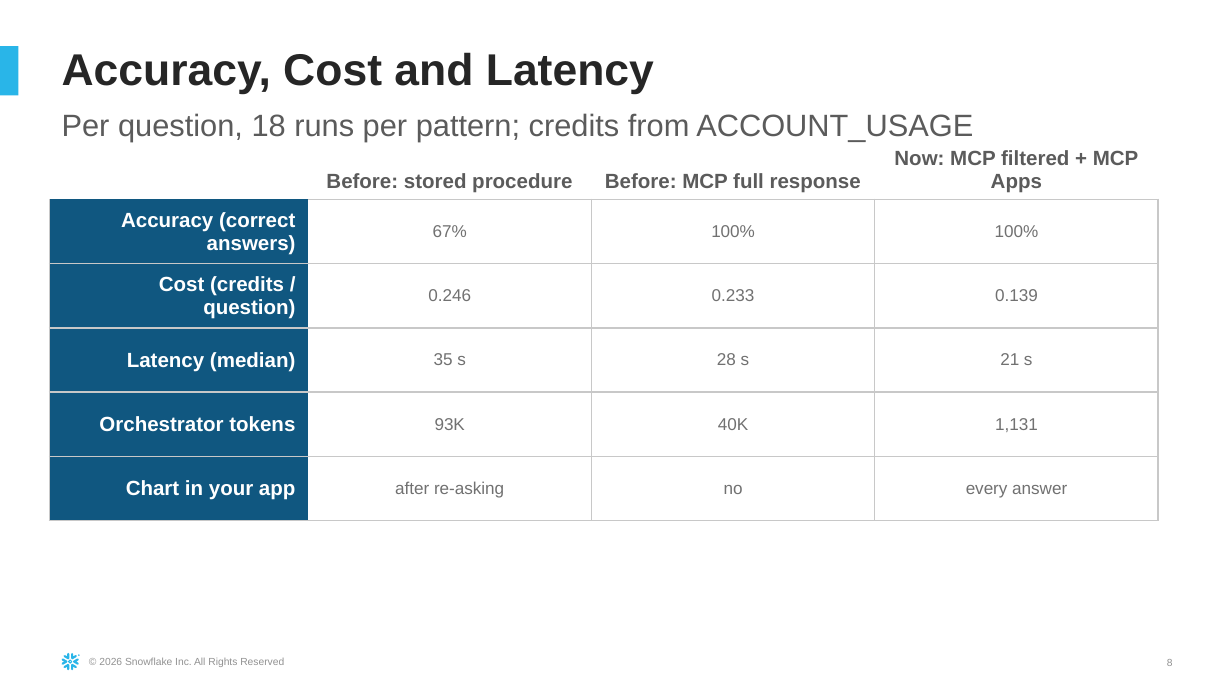
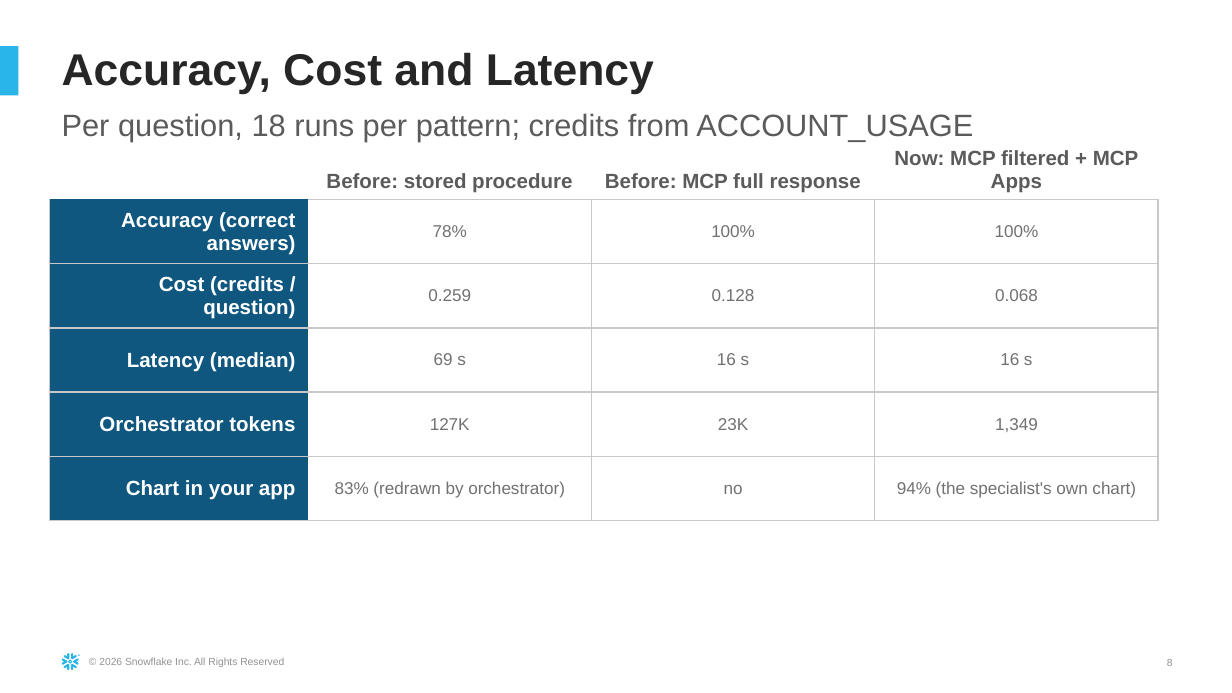
Before and after one commit to sfc-gh-hmassa/cortex-multi-agent-mcp, a slide deck: slide 8 of docs/Multi-Agent_on_Cortex_Agents.pptx. Drawn at 1232x693 pixels with LibreOffice and Linux fonts; fonts in the diff are those of the drawing. Boxes give left, top, right and bottom in pixels: in the first picture for what was removed or moved away, otherwise in the second. Text is boxed around its words. In the diff, an @@ line names an element or a change of style, - is before the commit and + after.

Commit message:
Hand-written SQL steps, specialists discovered from the MCP server, tables+text filter, final benchmark

```diff
--- a/docs/Multi-Agent_on_Cortex_Agents.pptx
+++ b/docs/Multi-Agent_on_Cortex_Agents.pptx
@@ table at [49,136,1158,540] @@
-row 2, column 2: 67%
+row 2, column 2: 78%
-row 3: Cost (credits / question) | 0.246 | 0.233 | 0.139
+row 3: Cost (credits / question) | 0.259 | 0.128 | 0.068
-row 4: Latency (median) | 35 s | 28 s | 21 s
+row 4: Latency (median) | 69 s | 16 s | 16 s
-row 5: Orchestrator tokens | 93K | 40K | 1,131
+row 5: Orchestrator tokens | 127K | 23K | 1,349
-row 6, column 2: after re-asking
+row 6, column 2: 83% (redrawn by orchestrator)
-row 6, column 4: every answer
+row 6, column 4: 94% (the specialist's own chart)
```
Also in this commit, not shown: 7 other slides changed, 18 other files.
